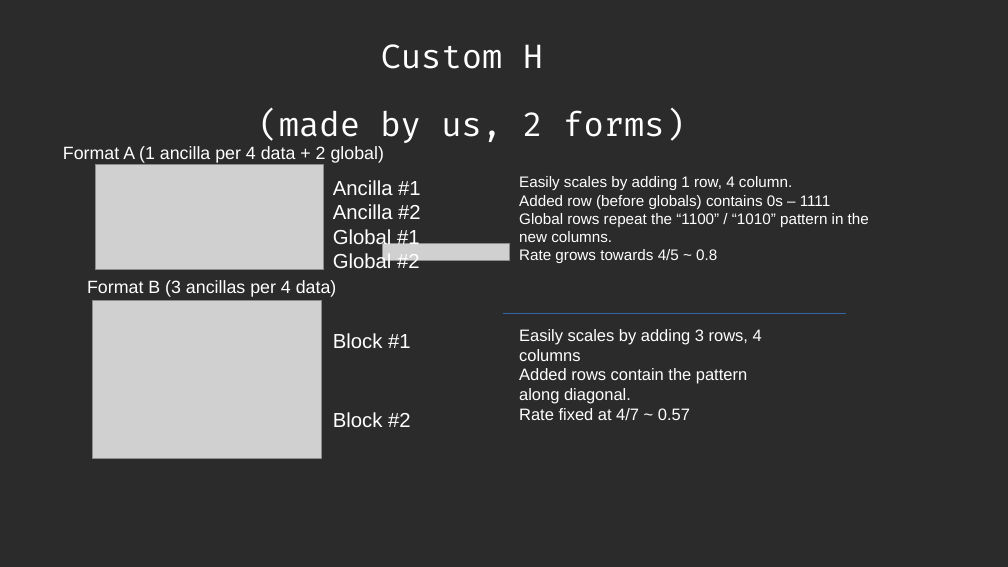
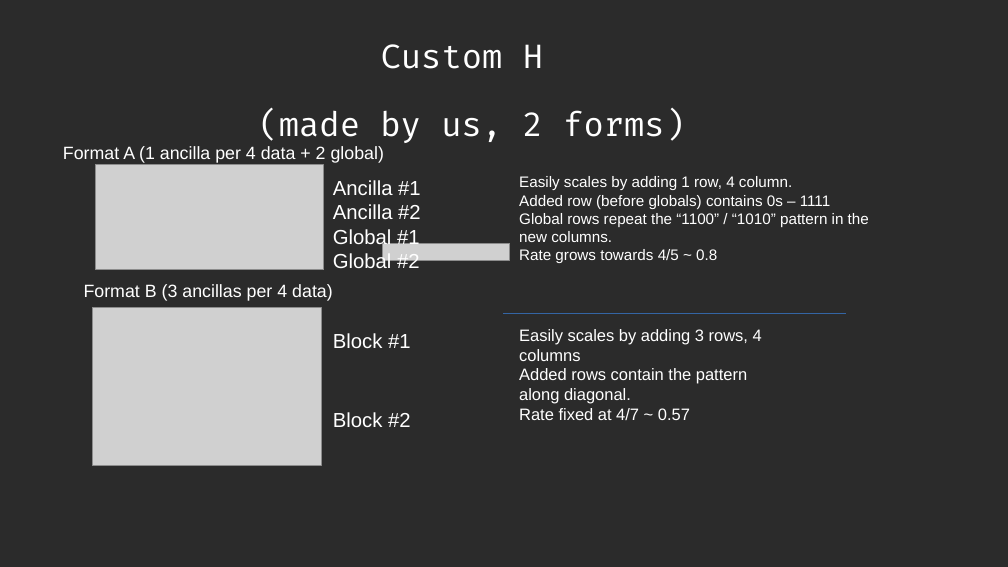
Before and after one commit to DanieleSalvi2810/QPFL_Hackathon_2026_Alice_and_Bob_Quantum_Icing, a slide deck: slide 10 of team-quantum_icing/presentation.odp. Drawn at 1008x567 pixels with LibreOffice and Linux fonts; fonts in the diff are those of the drawing; grey boxes stand for pictures; background and template pictures are left out; a plain dark background stands for a picture behind light text. Boxes give left, top, right and bottom in pixels: in the first picture for what was removed or moved away, otherwise in the second. Text is boxed around its words. In the diff, an @@ line names an element or a change of style, - is before the commit and + after.

```diff
--- a/team-quantum_icing/presentation.odp
+++ b/team-quantum_icing/presentation.odp
@@ text "Format B (3 ancillas per ...": place and size @@
-text "Format B (3 ancillas per ..." at bbox=[87, 280, 337, 297]
+text "Format B (3 ancillas per ..." at bbox=[84, 284, 333, 301]
@@ picture: place and size @@
-picture at bbox=[92, 300, 321, 458]
+picture at bbox=[92, 307, 321, 466]
```
Also in this commit, not shown: 7 other slides changed, 2 slides added, 1 slide removed, 1 other file.
